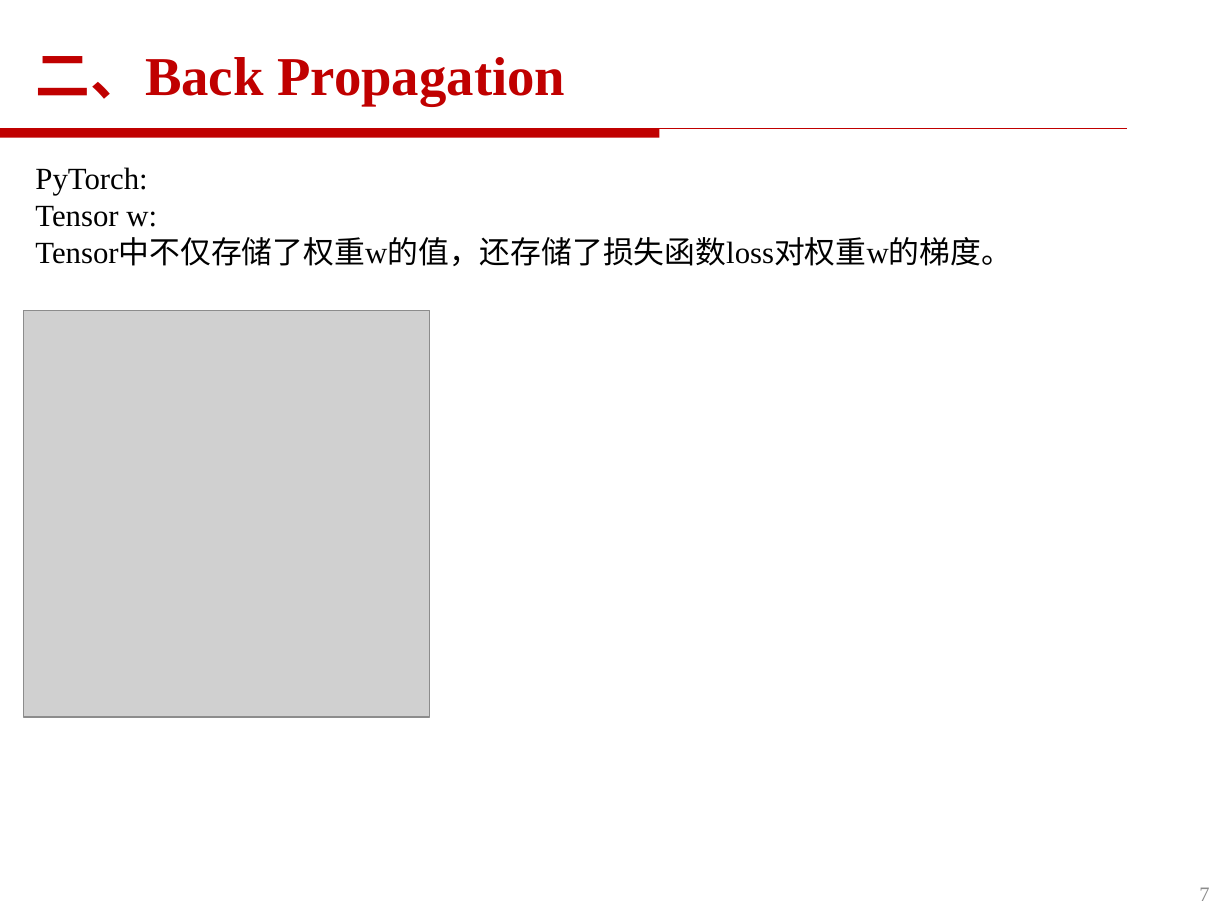
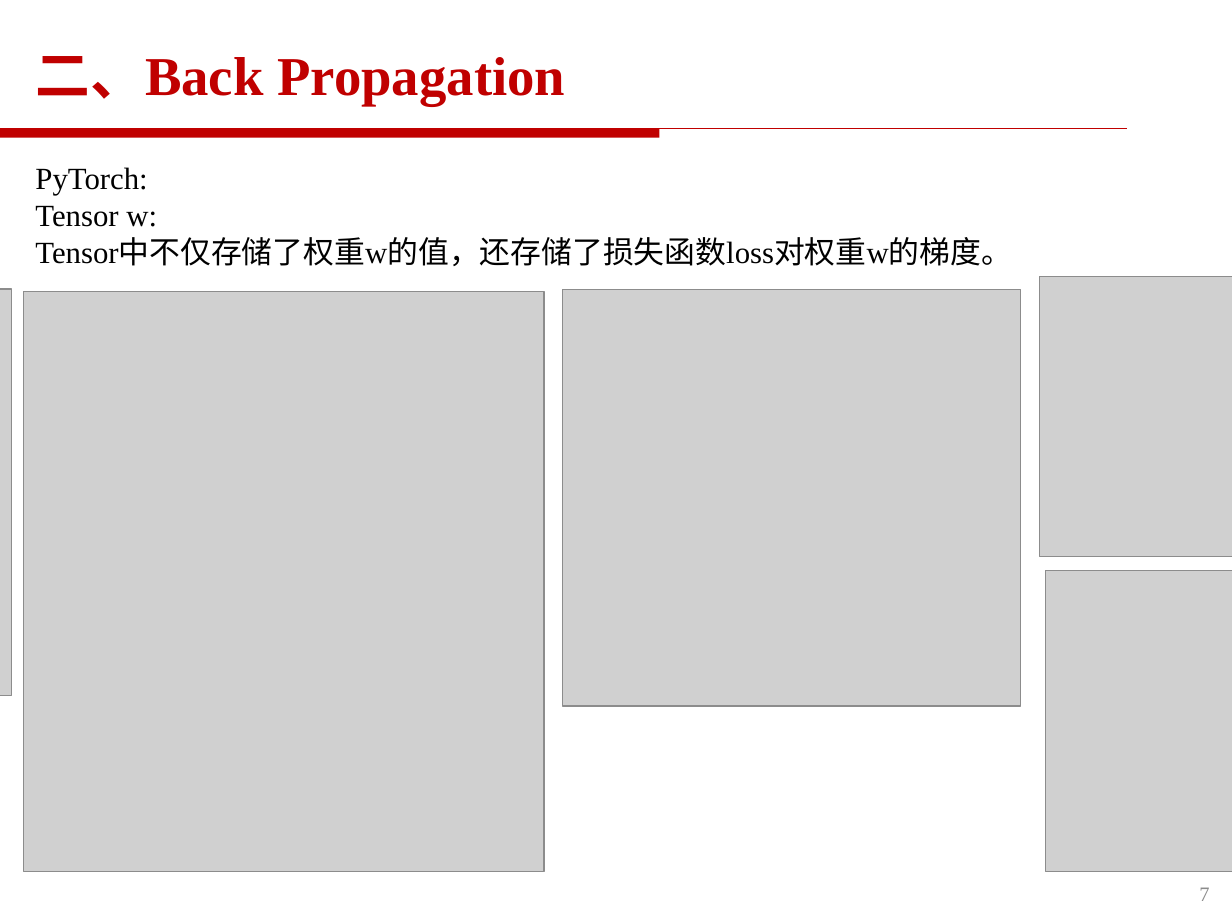
Before and after one commit to yqyang733/ML, a slide deck: slide 7 of ML_Learning_PPT/ML.pptx. Drawn at 1232x924 pixels with LibreOffice and Linux fonts; fonts in the diff are those of the drawing; grey boxes stand for pictures; background and template pictures are left out. Boxes give left, top, right and bottom in pixels: in the first picture for what was removed or moved away, otherwise in the second. Text is boxed around its words. In the diff, an @@ line names an element or a change of style, - is before the commit and + after.

```diff
--- a/ML_Learning_PPT/ML.pptx
+++ b/ML_Learning_PPT/ML.pptx
@@ picture resized from (x1=23, y1=310, x2=430, y2=717) to (x1=0, y1=290, x2=11, y2=696) @@
@@ picture added at (x1=23, y1=292, x2=545, y2=872) @@
@@ picture added at (x1=563, y1=290, x2=1021, y2=706) @@
@@ picture added at (x1=1040, y1=277, x2=1232, y2=557) @@
@@ picture added at (x1=1045, y1=570, x2=1232, y2=872) @@
```
Also in this commit, not shown: 2 slides added.
